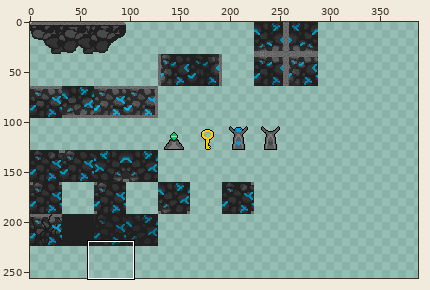
Two states of a sprite sheet, Assets/Imports/tile set.png. The first picture is a wide view before the edit; the outline marks the close-up.
Close-up. Before the commit:
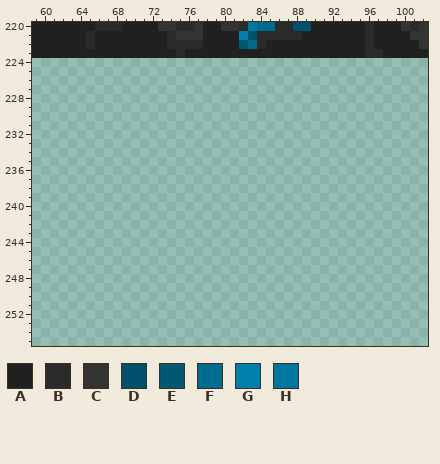
The file is 480x256 pixels. Colours within 5 levels of each other are drawn and written as one. Shown: x 59..102, y 220..255. The wide view leaves out empty margins. The commit also changed other parts of the picture, which this record leaves out.
Palette (. is transparent): A #202020  B #2a2a2a  C #333333  D #00526c  E #005873  F #006c8d  G #0081ab  H #00779f
Pixels before, first column x 59:
220 AAAAAAABBBAAAACCBBCAACCBHFFBBDDAAAAAABAAACBC
221 AAAAAABAAAAAAAABCCCAAAAGDBBBBBAAAAAAABAAAACC
222 AAAAAABAAAAAAAABBBBAAAAEFBAAAAAAAAAAABAAAAAC
223 AAAAAAAAAAAAAAAABAAAAAAAAAAAAAAAAAAAABBAAAAA
New version:
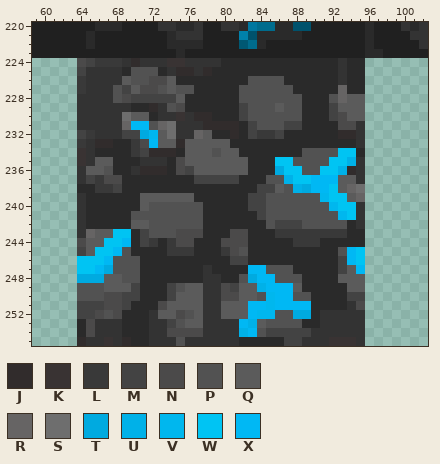
Colours new in this view: J #312c2c  K #393333  L #393939  M #434343  N #4b4a4a  P #525252  Q #5b5b5b  R #666464  S #6e6e6e  T #00aae0  U #00b1e8  V #00b7ee  W #00c4f3  X #00b8f4
The edit:
Changed rows in their new state; - is an unchanged pixel.
first column x 64:
224 NMLLLCJCCCKKCCCCBBBBBBBBBBBBBCBB
225 MCCCCBPPPBCJJCJBBBBBBBBBBBBBBCBB
226 LCCCCQPPNNQBBBBBBBBPPPPBBBBBBCBB
227 LCCCPMQNNPQPPBBBBBPPPPPPBBBBBRBB
228 CCCCPNMMMMMQBBBBBBPPPPPPPBBBPRQQ
229 CCCCCCBBJCPNBBBBBBMPPPQPPBBBMQQQ
230 CCCCCSQQBCCKCJJBBBMPPPPPPBBBMNQQ
231 CCCCCRXXPRSCCCJJJJBMPPPMMBBBBNNC
232 MLCCCMMTVQSCCRQBBJBMLLMBBBBBBJJC
233 LCJJBBLNXQQJQQQQQBBBBBBBBBBBBBBC
234 KCBBBBLMJJJBQQQPQQBBBBBBBPPPPWWB
235 KCQQBBBCCCBNQQQQQQQBBBWWPPPPWWUC
236 CQQPBBCJJJBNMQQQQQQBBBTWWPPWWUJC
237 CMLNNBBBBBBBBMMMMMBBBPPUWWXXXQQC
238 BBLLMBBBBBBBBBBBBBBBMMQPUTXXWQRS
239 CBBBBBBQQQQQQBBBBBBMMPPPPPPVWWQR
240 CBBBBBBQPPPPPPBBBBBMMPPPPPPPVWWC
241 CBBBBBPPPPPPPPBBBBBBMPPPPPPPPVWC
242 CBBBBBQQPPPPPPBBBBBBBPMMMPPPPPBC
243 CRQQWWBMPPPNNNBBBNNBBBLLLLLLLLBB
244 NQQWWXBMLBLNNBBBNNNBBBBBLLLBBBBB
245 MQWWXPBBBBLLLBBBLNPBBBBBBBBBBPXW
246 WWWXPPPBBBBBBBBBBMMBBBBBBBBBBMXW
247 WWXTPPPBBBBBBBCBBBBXXPPPBBBBBMQX
248 TTTQQPPBBBBBBBCCBBPTXXPPPBBBBQQQ
249 PPPQQQMBBBMPQQCCNMQQUXXXQBBBBBQQ
250 PPPNNMMBBBMQQQCCNNQQPVXXPPBBBBMM
251 MMMNNMBBBNQQQQCCQQQXXVXXXXBBBBCN
252 MMNPNBBBCQQNPQCCQQQXVVPPTTBCCCCC
253 BNCCCBBBCCMPQQCCCCXUQPPPPBBCCCCC
254 BNCCCBBBCCNNNNCCCCUXPMMMMMCCCCCC
255 JCCKCJBBCCCPCCCCCCBBBBBMMCCCKKKC
Where, in picture pixels (left, top, right, bottom), the same in both close-ups:
added: (77, 58, 365, 346)
